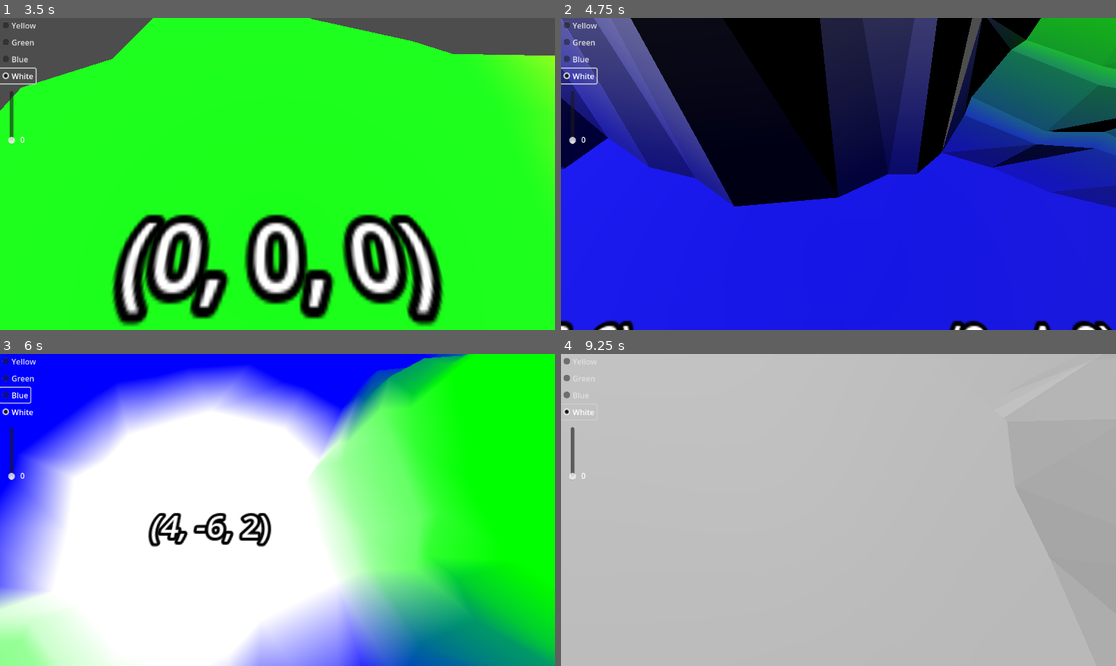
Above: before the commit, frames 1-4 (two rows, left to right).
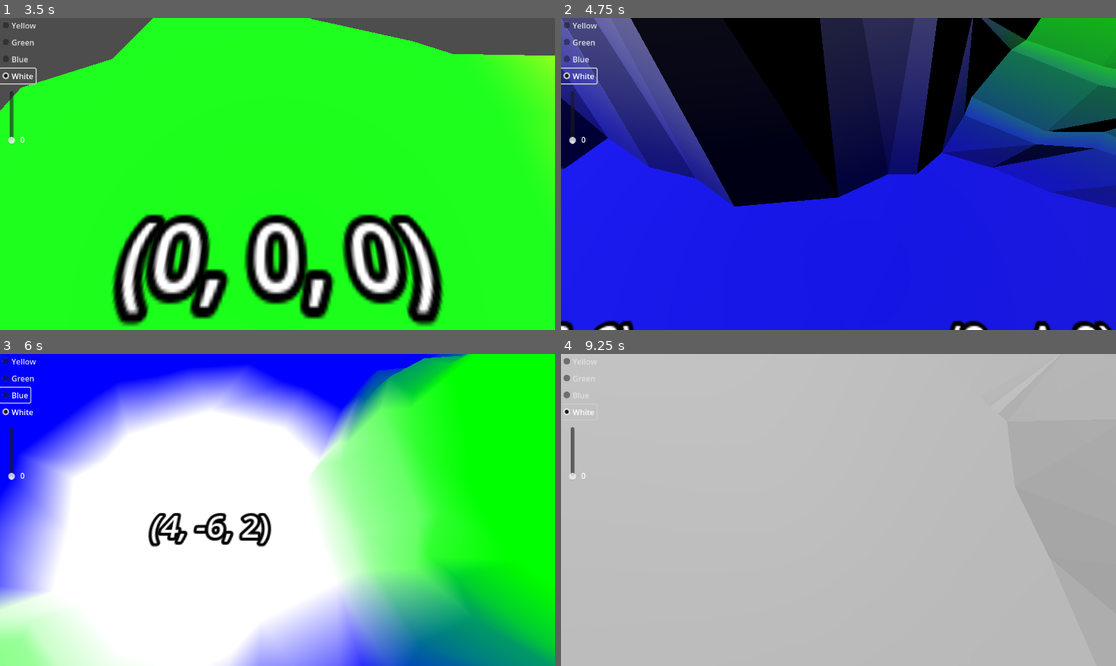
Above: after the commit, the same moments.

Repository: davepruitt/hex_map_godot
Game: Godot game, scene res://main.tscn
Same seed, same stepped clock (60 frames per second), same inputs: the game is played once before the commit and once after it.
Inputs (mouse positions are in pixels of both pictures, inside the frame that each line leads up to):
- Up to frame 1 (3.5 s): click "Yellow" at 0.5 s; click "Green" at 1.25 s; click "Blue" at 2 s; click "White" at 2.75 s
- Up to frame 2 (4.75 s): tap Enter at 3.5 s; move the mouse to (960, 158) at 3.52 s; hold Right (ui_right) 3.53-4.28 s; tap Z at 3.6 s; click (960, 158) at 3.67 s; move the mouse to (727, 189) at 4.27 s; hold Down (ui_down) from 4.28 s (still down); tap X at 4.35 s
- Up to frame 3 (6 s): move the mouse to (333, 441) at 5.02 s; release Down (ui_down) at 5.03 s; hold Right (ui_right) 5.03-5.78 s; tap P at 5.1 s; move the mouse to (249, 572) at 5.77 s; hold Up (ui_up) from 5.78 s (still down); tap Z at 5.85 s; click (249, 572) at 5.92 s
- Up to frame 4 (9.25 s): move the mouse to (1005, 556) at 6.52 s; release Up (ui_up) at 6.53 s; hold Left (ui_left) 6.53-8.03 s; tap one key every 0.75 s from 6.6 s: X P Z X; move the mouse to (672, 463) at 7.27 s; move the mouse to (866, 510) at 8.02 s; hold Down (ui_down) 8.03-8.78 s; click (866, 510) at 8.17 s; move the mouse to (755, 432) at 8.77 s; hold Right (ui_right) from 8.78 s (still down)

Frame 1 is identical in both runs. In frame 2, 1.0% of the frame differs, in the area x 68-84%, y 0-43%; in frame 3, less than 0.1%; in frame 4, less than 0.1%.

Commit message:
Finished tutorial 4. We are now at feature parity with the end of tutorial 4.

Diff:
--- a/hex_project_godot/hex_mesh.gd
+++ b/hex_project_godot/hex_mesh.gd
@@ -71,22 +71,36 @@
 func _add_triangle (st: SurfaceTool, v1: Vector3, v2: Vector3, v3: Vector3, c1: Color, c2: Color, c3: Color) -> void:
 	#Set the color for the vertex, and then add the vertex
 	st.set_color(c1)
+	st.add_vertex(v1)
+
+	#Set the color for the vertex, and then add the vertex
+	st.set_color(c2)
+	st.add_vertex(v2)
+
+	#Set the color for the vertex, and then add the vertex
+	st.set_color(c3)
+	st.add_vertex(v3)
+
+func _add_perturbed_triangle (st: SurfaceTool, v1: Vector3, v2: Vector3, v3: Vector3, c1: Color, c2: Color, c3: Color) -> void:
+	#Set the color for the vertex, and then add the vertex
+	st.set_color(c1)
 	st.add_vertex(_perturb(v1))
-	#st.add_vertex(v1)
 
 	#Set the color for the vertex, and then add the vertex
 	st.set_color(c2)
 	st.add_vertex(_perturb(v2))
-	#st.add_vertex(v2)
 
 	#Set the color for the vertex, and then add the vertex
 	st.set_color(c3)
 	st.add_vertex(_perturb(v3))
-	#st.add_vertex(v3)
 
 func _add_quad (st: SurfaceTool, v1: Vector3, v2: Vector3, v3: Vector3, v4: Vector3, c1: Color, c2: Color, c3: Color, c4: Color) -> void:
 	_add_triangle(st, v1, v2, v3, c1, c2, c3)
 	_add_triangle(st, v2, v4, v3, c2, c4, c3)
+
+func _add_perturbed_quad (st: SurfaceTool, v1: Vector3, v2: Vector3, v3: Vector3, v4: Vector3, c1: Color, c2: Color, c3: Color, c4: Color) -> void:
+	_add_perturbed_triangle(st, v1, v2, v3, c1, c2, c3)
+	_add_perturbed_triangle(st, v2, v4, v3, c2, c4, c3)
 
 func _triangulate_connection (st: SurfaceTool,
 	direction: HexDirectionsClass.HexDirections,
@@ -175,7 +189,7 @@
 		else:
 			_triangulate_corner_terrace_cliff(st, left, left_cell, right, right_cell, bottom, bottom_cell)
 	else:
-		_add_triangle(st, bottom, right, left, bottom_cell.hex_color, right_cell.hex_color, left_cell.hex_color)
+		_add_perturbed_triangle(st, bottom, right, left, bottom_cell.hex_color, right_cell.hex_color, left_cell.hex_color)
 
 func _triangulate_corner_terraces (st: SurfaceTool,
 	begin: Vector3, begin_cell: HexCell,
@@ -188,7 +202,7 @@
 	var c4: Color = HexMetrics.terrace_color_lerp(begin_cell.hex_color, right_cell.hex_color, 1)
 
 	#The bottom triangle
-	_add_triangle(st, begin, v4, v3, begin_cell.hex_color, c4, c3)
+	_add_perturbed_triangle(st, begin, v4, v3, begin_cell.hex_color, c4, c3)
 
 	#The steps inbetween
 	for i in range(2, HexMetrics.TERRACE_STEPS):
@@ -202,10 +216,10 @@
 		c3 = HexMetrics.terrace_color_lerp(begin_cell.hex_color, left_cell.hex_color, i)
 		c4 = HexMetrics.terrace_color_lerp(begin_cell.hex_color, right_cell.hex_color, i)
 
-		_add_quad(st, v1, v2, v3, v4, c1, c2, c3, c4)
+		_add_perturbed_quad(st, v1, v2, v3, v4, c1, c2, c3, c4)
 
 	#The top quad
-	_add_quad(st, v3, v4, left, right, c3, c4, left_cell.hex_color, right_cell.hex_color)
+	_add_perturbed_quad(st, v3, v4, left, right, c3, c4, left_cell.hex_color, right_cell.hex_color)
 
 func _triangulate_corner_terrace_cliff (st: SurfaceTool,
 	begin: Vector3, begin_cell: HexCell,
@@ -216,7 +230,7 @@
 	if b < 0:
 		b = -b
 
-	var boundary: Vector3 = begin.lerp(right, b)
+	var boundary: Vector3 = _perturb(begin).lerp(_perturb(right), b)
 	var boundary_color: Color = begin_cell.hex_color.lerp(right_cell.hex_color, b)
 
 	_triangulate_boundary_triangle(st, begin, begin_cell, left, left_cell, boundary, boundary_color)
@@ -224,7 +238,8 @@
 	if (left_cell.get_edge_type_from_other_cell(right_cell) == Enums.HexEdgeType.Slope):
 		_triangulate_boundary_triangle(st, left, left_cell, right, right_cell, boundary, boundary_color)
 	else:
-		_add_triangle(st, left, boundary, right, left_cell.hex_color, boundary_color, right_cell.hex_color)
+		_add_triangle(st, _perturb(left), boundary, _perturb(right),
+			left_cell.hex_color, boundary_color, right_cell.hex_color)
 
 func _triangulate_corner_cliff_terrace (st: SurfaceTool,
 	begin: Vector3, begin_cell: HexCell,
@@ -235,7 +250,7 @@
 	if b < 0:
 		b = -b
 
-	var boundary: Vector3 = begin.lerp(left, b)
+	var boundary: Vector3 = _perturb(begin).lerp(_perturb(left), b)
 	var boundary_color: Color = begin_cell.hex_color.lerp(left_cell.hex_color, b)
 
 	_triangulate_boundary_triangle(st, right, right_cell, begin, begin_cell, boundary, boundary_color)
@@ -243,42 +258,43 @@
 	if (left_cell.get_edge_type_from_other_cell(right_cell) == Enums.HexEdgeType.Slope):
 		_triangulate_boundary_triangle(st, left, left_cell, right, right_cell, boundary, boundary_color)
 	else:
-		_add_triangle(st, left, boundary, right, left_cell.hex_color, boundary_color, right_cell.hex_color)
+		_add_triangle(st, _perturb(left), boundary, _perturb(right),
+			left_cell.hex_color, boundary_color, right_cell.hex_color)
 
 func _triangulate_boundary_triangle (st: SurfaceTool,
 	begin: Vector3, begin_cell: HexCell,
 	left: Vector3, left_cell: HexCell,
 	boundary: Vector3, boundary_color: Color) -> void:
 
-	var v2: Vector3 = HexMetrics.terrace_lerp(begin, left, 1)
+	var v2: Vector3 = _perturb(HexMetrics.terrace_lerp(begin, left, 1))
 	var c2: Color = HexMetrics.terrace_color_lerp(begin_cell.hex_color, left_cell.hex_color, 1)
 
-	_add_triangle(st, begin, boundary, v2, begin_cell.hex_color, boundary_color, c2)
+	_add_triangle(st, _perturb(begin), boundary, v2, begin_cell.hex_color, boundary_color, c2)
 
 	for i in range(2, HexMetrics.TERRACE_STEPS):
 		var v1: Vector3 = v2
 		var c1: Color = c2
 
-		v2 = HexMetrics.terrace_lerp(begin, left, i)
+		v2 = _perturb(HexMetrics.terrace_lerp(begin, left, i))
 		c2 = HexMetrics.terrace_color_lerp(begin_cell.hex_color, left_cell.hex_color, i)
 
 		_add_triangle(st, v1, boundary, v2, c1, boundary_color, c2)
 
-	_add_triangle(st, v2, boundary, left, c2, boundary_color, left_cell.hex_color)
+	_add_triangle(st, v2, boundary, _perturb(left), c2, boundary_color, left_cell.hex_color)
 
 func _triangulate_edge_fan (st: SurfaceTool,
 	center: Vector3, edge: EdgeVertices, color: Color) -> void:
 
-	_add_triangle(st, center, edge.v2, edge.v1, color, color, color)
-	_add_triangle(st, center, edge.v3, edge.v2, color, color, color)
-	_add_triangle(st, center, edge.v4, edge.v3, color, color, color)
+	_add_perturbed_triangle(st, center, edge.v2, edge.v1, color, color, color)
+	_add_perturbed_triangle(st, center, edge.v3, edge.v2, color, color, color)
+	_add_perturbed_triangle(st, center, edge.v4, edge.v3, color, color, color)
 
 func _triangulate_edge_strip (st: SurfaceTool,
 	e1: EdgeVertices, c1: Color, e2: EdgeVertices, c2: Color) -> void:
 
-	_add_quad(st, e1.v1, e1.v2, e2.v1, e2.v2, c1, c1, c2, c2)
-	_add_quad(st, e1.v2, e1.v3, e2.v2, e2.v3, c1, c1, c2, c2)
-	_add_quad(st, e1.v3, e1.v4, e2.v3, e2.v4, c1, c1, c2, c2)
+	_add_perturbed_quad(st, e1.v1, e1.v2, e2.v1, e2.v2, c1, c1, c2, c2)
+	_add_perturbed_quad(st, e1.v2, e1.v3, e2.v2, e2.v3, c1, c1, c2, c2)
+	_add_perturbed_quad(st, e1.v3, e1.v4, e2.v3, e2.v4, c1, c1, c2, c2)
 
 func _perturb (pos: Vector3) -> Vector3:
 	#Get a 4D noise sample
